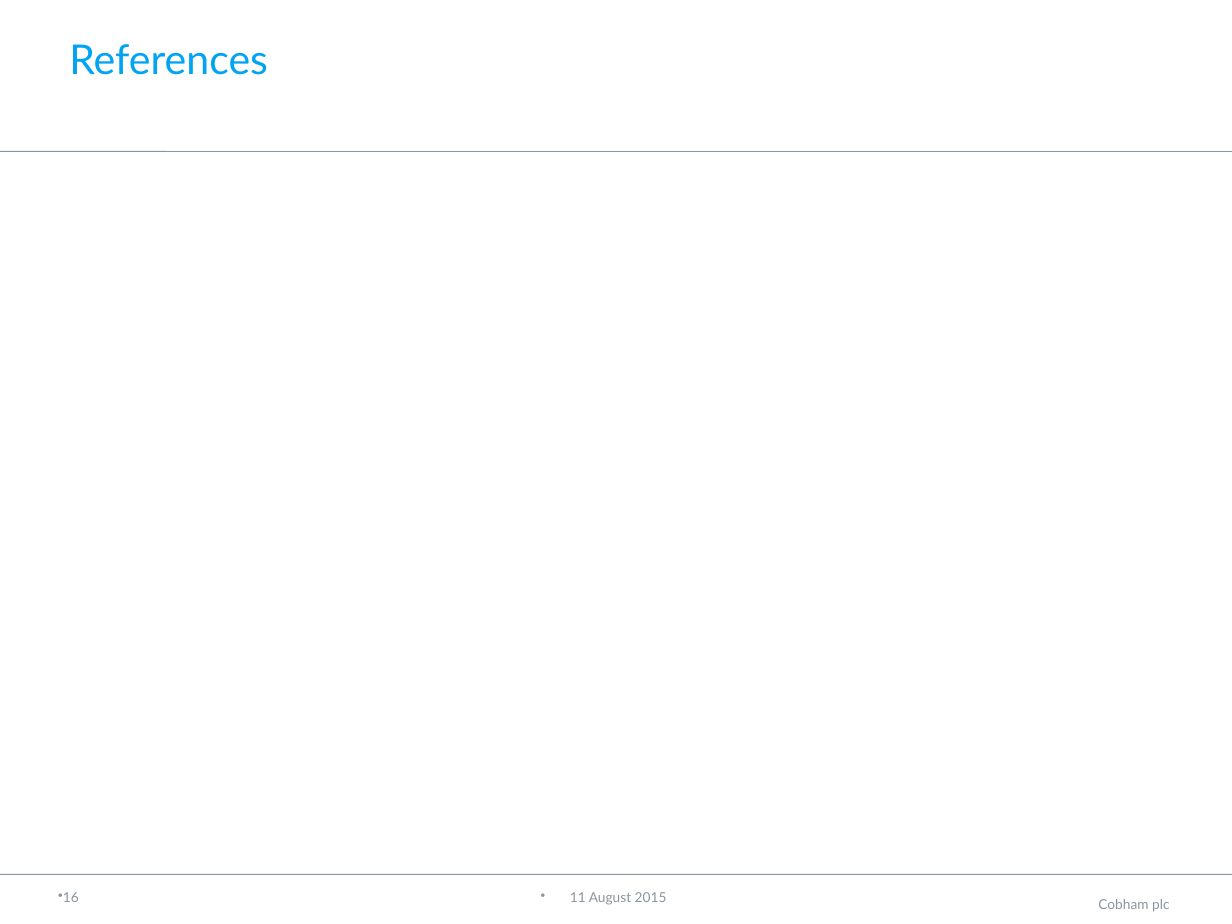
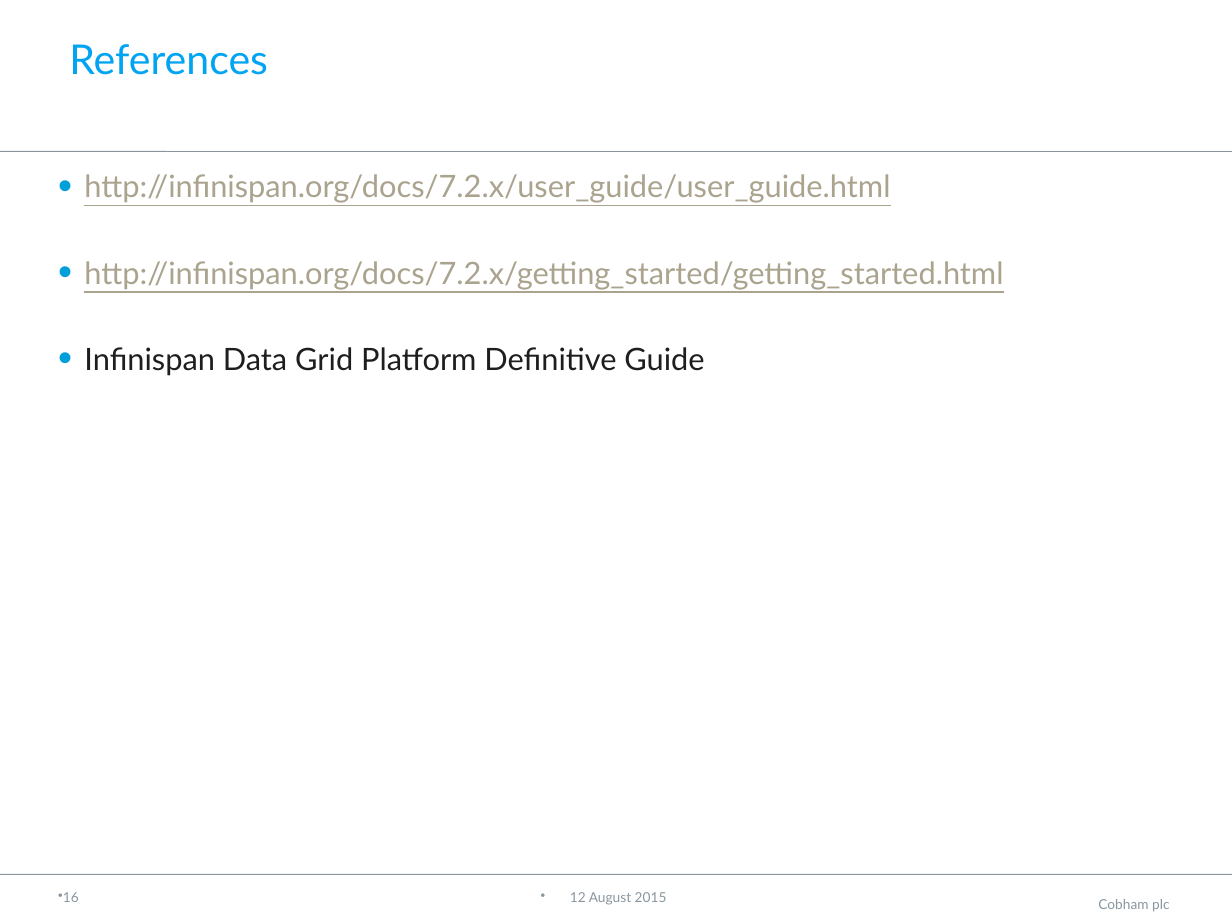
Before and after one commit to neha-bansal/Demos, a slide deck: slide 17 of infinispan-embedded-tutorial/Infinispan.pptx. Drawn at 1232x924 pixels with LibreOffice and Linux fonts; fonts in the diff are those of the drawing; background and template pictures are left out. Boxes give left, top, right and bottom in pixels: in the first picture for what was removed or moved away, otherwise in the second. Text is boxed around its words. In the diff, an @@ line names an element or a change of style, - is before the commit and + after.

```diff
--- a/infinispan-embedded-tutorial/Infinispan.pptx
+++ b/infinispan-embedded-tutorial/Infinispan.pptx
@@ text added at <box>84,174,1003,376</box>, 18 pt, text #AAA38E, underline @@
+• http://infinispan.org/docs/7.2.x/user_guide/user_guide.html
+• http://infinispan.org/docs/7.2.x/getting_started/getting_started.html
+• Infinispan Data Grid Platform Definitive Guide
@@ text at <box>570,892,667,905</box>: text changed @@
-11 August 2015
+12 August 2015
```
Also in this commit, not shown: 16 other slides changed, 5 other files.
